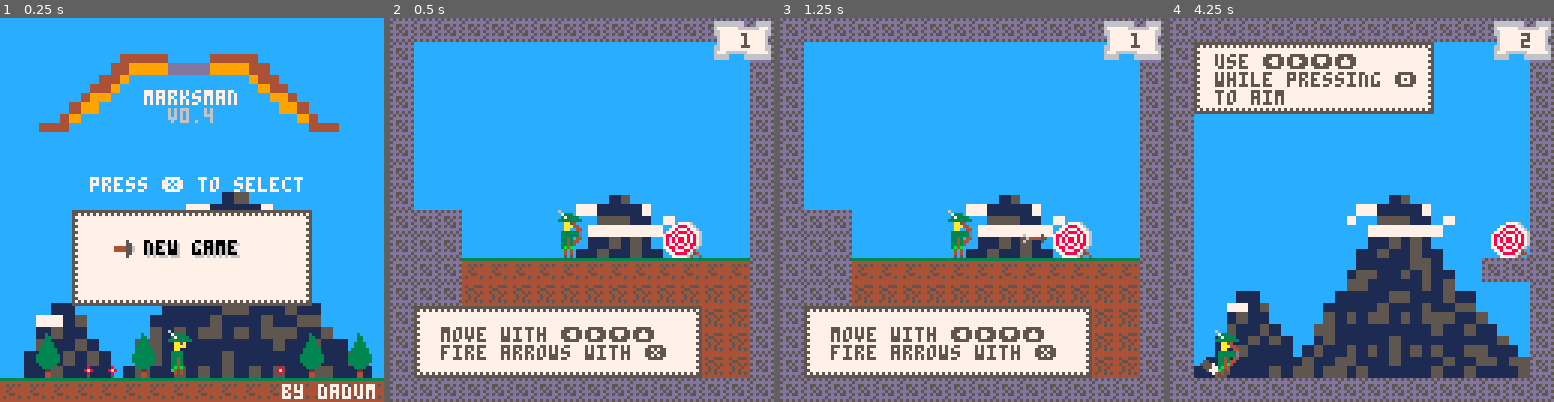
Above: before the commit, frames 1-4 (left to right).
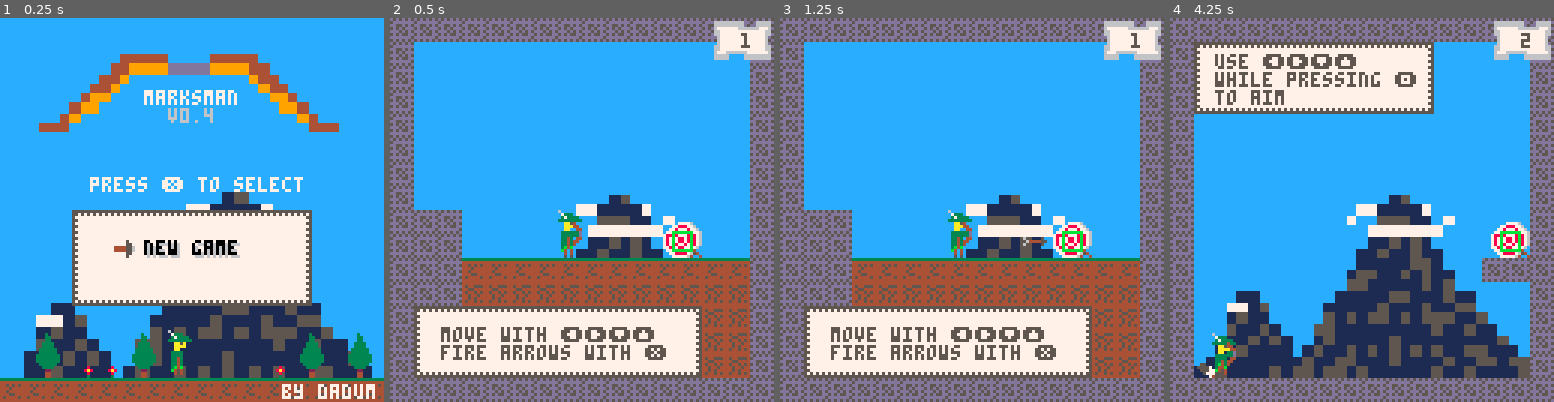
Above: after the commit, the same moments.

Repository: tupini07/games
Game: PICO-8 cartridge marksman-p/marksman.p8
Same seed, same stepped clock (60 frames per second), same inputs: the game is played once before the commit and once after it.
Inputs:
- Up to frame 1 (0.25 s): no input
- Up to frame 2 (0.5 s): tap X (X key) at 0.33 s
- Up to frame 3 (1.25 s): tap O (Z key) at 0.7 s; tap X (X key) at 1.07 s
- Up to frame 4 (4.25 s): hold Right 1.6-2.1 s; tap O (Z key) every 0.4 s from 1.7 to 4.1 s; tap X (X key) at 1.85, 2.97, 4.08 s; hold Up 2.15-2.42 s; hold Right 2.47-3.03 s; hold Left 3.08-3.58 s; hold Down 3.63-3.97 s; hold Right from 4.02 s (still down)

Frame 1 is identical in both runs. In frame 2, 0.1% of the frame differs, in the area x 73-79%, y 55-61%; in frame 3, 0.3%; in frame 4, 0.7%, in the area x 7-92%, y 55-94%.

Commit message:
another simplification of player collission

Diff:
--- a/marksman-p/marksman.p8
+++ b/marksman-p/marksman.p8
@@ -275,11 +275,24 @@
     return {x = lvl_map_coords.x * 8, y = lvl_map_coords.y * 8}
 end
 
+local function cell_has_flag(flag, x, y) return fget(mget(x, y), flag) end
+
+local function is_solid(x, y)
+    return cell_has_flag(sprite_flags.solid, flr(x / 8), flr(y / 8))
+end
+
+local function is_solid_area(x, y, w, h)
+    return is_solid(x, y) or is_solid(x + w, y) or is_solid(x, y + h) or
+               is_solid(x + w, y + h) or is_solid(x, y + h / 2) or
+               is_solid(x + w, y + h / 2)
+end
+
 local map = {
     draw_level_text = function()
         local lvl_map_cords = level_to_map_coords(SAVE_DATA.current_level)
         local game_cords = get_game_space_coords_for_current_lvl()
-        map(lvl_map_cords.x, lvl_map_cords.y, game_cords.x, game_cords.y, 16, 16,0x4)
+        map(lvl_map_cords.x, lvl_map_cords.y, game_cords.x, game_cords.y, 16,
+            16, 0x4)
     end,
     draw = function()
         local lvl_map_cords = level_to_map_coords(SAVE_DATA.current_level)
@@ -287,7 +300,8 @@
         map(lvl_map_cords.x, lvl_map_cords.y, game_cords.x, game_cords.y, 16, 16,0B11)
     end,
     sprite_flags = sprite_flags,
-    cell_has_flag = function(flag, x, y) return fget(mget(x, y), flag) end,
+    cell_has_flag = cell_has_flag,
+    is_solid_area = is_solid_area,
     level_to_map_coords = level_to_map_coords,
     get_game_space_coords_for_current_lvl = get_game_space_coords_for_current_lvl,
     replace_entities = function(current_level)
@@ -384,6 +398,11 @@
     draw = function()
         sspr(BULLSEYE.sprite_x, BULLSEYE.sprite_y, 16, 16, BULLSEYE.x,
              BULLSEYE.y, 16, 16, BULLSEYE.orientation == orientations.right)
+
+        -- TODO make this into a circle and adjust it
+        rect(BULLSEYE.hitbox_x, BULLSEYE.hitbox_y,
+             BULLSEYE.hitbox_x + BULLSEYE.hitbox_w,
+             BULLSEYE.hitbox_y + BULLSEYE.hitbox_h, 11)
     end
 }
 end
@@ -689,7 +708,7 @@
     ddy = 0.12,
     dir = 1,
     is_dead = false,
-    collider = {x = 1, y = 0, w = 4, h = 16},
+    collider = {x = 1, y = 0, w = 4, h = 15},
     is_jumping = false,
     changing_bow_dir = false
 }
@@ -700,10 +719,15 @@
     assert(new_dir == -1 or new_dir == 1, "invalid player dir")
     PLAYER.dir = new_dir
     if new_dir == 1 then
-        PLAYER.collider = {x = 1, y = 0, w = 4, h = 16}
+        PLAYER.collider = {x = 1, y = 0, w = 4, h = 15}
     else
-        PLAYER.collider = {x = 2, y = 0, w = 4, h = 16}
-    end
+        PLAYER.collider = {x = 2, y = 0, w = 4, h = 15}
+    end
+end
+
+local function is_player_on_ground()
+    local pl_c = physics_utils.resolve_box_body_collider(PLAYER)
+    return map.is_solid_area(pl_c.x, pl_c.y + PLAYER.dy + 1, pl_c.w, pl_c.h)
 end
 
 local function move_player()
@@ -723,102 +747,44 @@
     PLAYER.dy = math.cap_with_sign(PLAYER.dy, 0, 3)
 
     -- apply velocity
-    PLAYER.x = PLAYER.x + PLAYER.dx
-    PLAYER.y = PLAYER.y + PLAYER.dy
-
-    -- apply gravity
-    PLAYER.dy = PLAYER.dy + PLAYER.ddy
-
-    -- apply friction
-    PLAYER.dx = PLAYER.dx * 0.5
-    if abs(PLAYER.dx) < 0.1 then PLAYER.dx = 0 end
-end
-
-local function check_floor()
-    local bottom_x0 = flr((PLAYER.x + PLAYER.collider.x) / 8)
-    local bottom_x1 =
-        flr((PLAYER.x + PLAYER.collider.x + PLAYER.collider.w) / 8)
-    local bottom_y = flr(
-                         (PLAYER.y + PLAYER.collider.x + PLAYER.collider.h - 1) /
-                             8)
-
-    local is_bottom_floor = false
-    for bx in all({bottom_x0, bottom_x1}) do
-        is_bottom_floor = is_bottom_floor or
-                              map.cell_has_flag(map.sprite_flags.solid, bx,
-                                                bottom_y)
-    end
-
-    if is_bottom_floor then
+
+    -- horizontal
+    local pl_c = physics_utils.resolve_box_body_collider(PLAYER)
+    if not map.is_solid_area(pl_c.x + PLAYER.dx, pl_c.y, pl_c.w, pl_c.h) then
+        PLAYER.x = PLAYER.x + PLAYER.dx
+    else
+        PLAYER.dx = 0
+    end
+
+    -- vertical
+    if not map.is_solid_area(pl_c.x, pl_c.y + PLAYER.dy, pl_c.w, pl_c.h) then
+        PLAYER.y = PLAYER.y + PLAYER.dy
+
+    else
+        PLAYER.dy = 0
+    end
+
+    if is_player_on_ground() then
         if PLAYER.is_jumping then
-            -- we're landing
+            -- then we're landing
             for _ = 1, 5 do
                 local displacement = rnd(4) - 4
                 particles.make_particle(PLAYER.x + 4 + displacement,
                                         PLAYER.y + 16, -PLAYER.dx * 0.1,
                                         -PLAYER.dy * 0.1, 0, 1, 7, 7)
             end
-
-        end
-
+        end
         PLAYER.is_jumping = false
-        PLAYER.y = (bottom_y - 2) * 8
-        PLAYER.dy = 0
     else
         PLAYER.is_jumping = true
     end
-end
-
-local function check_ceiling()
-    local top_x0 = flr((PLAYER.x + PLAYER.collider.x) / 8)
-    local top_x1 = flr((PLAYER.x + PLAYER.collider.x + PLAYER.collider.w) / 8)
-    local top_y = flr((PLAYER.y + PLAYER.collider.y) / 8)
-
-    for t in all({top_x0, top_x1}) do
-        local is_top_ceiling = map.cell_has_flag(map.sprite_flags.solid, t,
-                                                 top_y)
-        if is_top_ceiling then
-            PLAYER.y = (top_y + 1) * 8
-            PLAYER.dy = 0
-        end
-    end
-end
-
-local function check_walls()
-    -- check that top-{movement-dir} and bottom-{movement-dir} corners
-    -- are not colliding
-    local side_left = flr((PLAYER.x + PLAYER.collider.x) / 8)
-    local side_right = flr((PLAYER.x + PLAYER.collider.x + PLAYER.collider.w) /
-                               8)
-
-    local top_y0 = flr((PLAYER.y + PLAYER.collider.y + 2) / 8)
-    local top_y1 = flr(
-                       (PLAYER.y + PLAYER.collider.y + (PLAYER.collider.h / 2)) /
-                           8)
-    local top_y2 = flr((PLAYER.y + PLAYER.collider.y + PLAYER.collider.h - 2) /
-                           8)
-    local tops = {top_y0, top_y1, top_y2}
-
-    -- left side collission
-    for t in all(tops) do
-        local is_colliding = map.cell_has_flag(map.sprite_flags.solid,
-                                               side_left, t)
-        if is_colliding then
-            PLAYER.dx = 0
-            PLAYER.x = (side_right * 8) - PLAYER.collider.x
-        end
-    end
-
-    -- right side collission
-    for t in all(tops) do
-        local is_colliding = map.cell_has_flag(map.sprite_flags.solid,
-                                               side_right, t)
-        if is_colliding then
-            PLAYER.dx = 0
-            PLAYER.x = (side_left * 8) +
-                           (8 - PLAYER.collider.x - PLAYER.collider.w - 1)
-        end
-    end
+
+    -- apply gravity
+    PLAYER.dy = PLAYER.dy + PLAYER.ddy
+
+    -- apply friction
+    PLAYER.dx = PLAYER.dx * 0.5
+    if abs(PLAYER.dx) < 0.1 then PLAYER.dx = 0 end
 end
 
 local function check_spikes()
@@ -944,9 +910,9 @@
 
         change_bow_direction()
         move_player()
-        check_walls()
-        check_ceiling()
-        check_floor()
+        -- check_walls()
+        -- check_ceiling()
+        -- check_floor()
         check_spikes()
         spring.try_spring_body(PLAYER)
 
@@ -1385,11 +1351,24 @@
     return {x = lvl_map_coords.x * 8, y = lvl_map_coords.y * 8}
 end
 
+local function cell_has_flag(flag, x, y) return fget(mget(x, y), flag) end
+
+local function is_solid(x, y)
+    return cell_has_flag(sprite_flags.solid, flr(x / 8), flr(y / 8))
+end
+
+local function is_solid_area(x, y, w, h)
+    return is_solid(x, y) or is_solid(x + w, y) or is_solid(x, y + h) or
+               is_solid(x + w, y + h) or is_solid(x, y + h / 2) or
+               is_solid(x + w, y + h / 2)
+end
+
 local map = {
     draw_level_text = function()
         local lvl_map_cords = level_to_map_coords(SAVE_DATA.current_level)
         local game_cords = get_game_space_coords_for_current_lvl()
-        map(lvl_map_cords.x, lvl_map_cords.y, game_cords.x, game_cords.y, 16, 16,0x4)
+        map(lvl_map_cords.x, lvl_map_cords.y, game_cords.x, game_cords.y, 16,
+            16, 0x4)
     end,
     draw = function()
         local lvl_map_cords = level_to_map_coords(SAVE_DATA.current_level)
@@ -1397,7 +1376,8 @@
         map(lvl_map_cords.x, lvl_map_cords.y, game_cords.x, game_cords.y, 16, 16,0B11)
     end,
     sprite_flags = sprite_flags,
-    cell_has_flag = function(flag, x, y) return fget(mget(x, y), flag) end,
+    cell_has_flag = cell_has_flag,
+    is_solid_area = is_solid_area,
     level_to_map_coords = level_to_map_coords,
     get_game_space_coords_for_current_lvl = get_game_space_coords_for_current_lvl,
     replace_entities = function(current_level)
--- a/marksman-p/src/entities/player.lua
+++ b/marksman-p/src/entities/player.lua
@@ -16,7 +16,7 @@
     ddy = 0.12,
     dir = 1,
     is_dead = false,
-    collider = {x = 1, y = 0, w = 4, h = 16},
+    collider = {x = 1, y = 0, w = 4, h = 15},
     is_jumping = false,
     changing_bow_dir = false
 }
@@ -27,10 +27,15 @@
     assert(new_dir == -1 or new_dir == 1, "invalid player dir")
     PLAYER.dir = new_dir
     if new_dir == 1 then
-        PLAYER.collider = {x = 1, y = 0, w = 4, h = 16}
-    else
-        PLAYER.collider = {x = 2, y = 0, w = 4, h = 16}
-    end
+        PLAYER.collider = {x = 1, y = 0, w = 4, h = 15}
+    else
+        PLAYER.collider = {x = 2, y = 0, w = 4, h = 15}
+    end
+end
+
+local function is_player_on_ground()
+    local pl_c = physics_utils.resolve_box_body_collider(PLAYER)
+    return map.is_solid_area(pl_c.x, pl_c.y + PLAYER.dy + 1, pl_c.w, pl_c.h)
 end
 
 local function move_player()
@@ -50,102 +55,44 @@
     PLAYER.dy = math.cap_with_sign(PLAYER.dy, 0, 3)
 
     -- apply velocity
-    PLAYER.x = PLAYER.x + PLAYER.dx
-    PLAYER.y = PLAYER.y + PLAYER.dy
-
-    -- apply gravity
-    PLAYER.dy = PLAYER.dy + PLAYER.ddy
-
-    -- apply friction
-    PLAYER.dx = PLAYER.dx * 0.5
-    if abs(PLAYER.dx) < 0.1 then PLAYER.dx = 0 end
-end
-
-local function check_floor()
-    local bottom_x0 = flr((PLAYER.x + PLAYER.collider.x) / 8)
-    local bottom_x1 =
-        flr((PLAYER.x + PLAYER.collider.x + PLAYER.collider.w) / 8)
-    local bottom_y = flr(
-                         (PLAYER.y + PLAYER.collider.x + PLAYER.collider.h - 1) /
-                             8)
-
-    local is_bottom_floor = false
-    for bx in all({bottom_x0, bottom_x1}) do
-        is_bottom_floor = is_bottom_floor or
-                              map.cell_has_flag(map.sprite_flags.solid, bx,
-                                                bottom_y)
-    end
-
-    if is_bottom_floor then
+
+    -- horizontal
+    local pl_c = physics_utils.resolve_box_body_collider(PLAYER)
+    if not map.is_solid_area(pl_c.x + PLAYER.dx, pl_c.y, pl_c.w, pl_c.h) then
+        PLAYER.x = PLAYER.x + PLAYER.dx
+    else
+        PLAYER.dx = 0
+    end
+
+    -- vertical
+    if not map.is_solid_area(pl_c.x, pl_c.y + PLAYER.dy, pl_c.w, pl_c.h) then
+        PLAYER.y = PLAYER.y + PLAYER.dy
+
+    else
+        PLAYER.dy = 0
+    end
+
+    if is_player_on_ground() then
         if PLAYER.is_jumping then
-            -- we're landing
+            -- then we're landing
             for _ = 1, 5 do
                 local displacement = rnd(4) - 4
                 particles.make_particle(PLAYER.x + 4 + displacement,
                                         PLAYER.y + 16, -PLAYER.dx * 0.1,
                                         -PLAYER.dy * 0.1, 0, 1, 7, 7)
             end
-
-        end
-
+        end
         PLAYER.is_jumping = false
-        PLAYER.y = (bottom_y - 2) * 8
-        PLAYER.dy = 0
     else
         PLAYER.is_jumping = true
     end
-end
-
-local function check_ceiling()
-    local top_x0 = flr((PLAYER.x + PLAYER.collider.x) / 8)
-    local top_x1 = flr((PLAYER.x + PLAYER.collider.x + PLAYER.collider.w) / 8)
-    local top_y = flr((PLAYER.y + PLAYER.collider.y) / 8)
-
-    for t in all({top_x0, top_x1}) do
-        local is_top_ceiling = map.cell_has_flag(map.sprite_flags.solid, t,
-                                                 top_y)
-        if is_top_ceiling then
-            PLAYER.y = (top_y + 1) * 8
-            PLAYER.dy = 0
-        end
-    end
-end
-
-local function check_walls()
-    -- check that top-{movement-dir} and bottom-{movement-dir} corners
-    -- are not colliding
-    local side_left = flr((PLAYER.x + PLAYER.collider.x) / 8)
-    local side_right = flr((PLAYER.x + PLAYER.collider.x + PLAYER.collider.w) /
-                               8)
-
-    local top_y0 = flr((PLAYER.y + PLAYER.collider.y + 2) / 8)
-    local top_y1 = flr(
-                       (PLAYER.y + PLAYER.collider.y + (PLAYER.collider.h / 2)) /
-                           8)
-    local top_y2 = flr((PLAYER.y + PLAYER.collider.y + PLAYER.collider.h - 2) /
-                           8)
-    local tops = {top_y0, top_y1, top_y2}
-
-    -- left side collission
-    for t in all(tops) do
-        local is_colliding = map.cell_has_flag(map.sprite_flags.solid,
-                                               side_left, t)
-        if is_colliding then
-            PLAYER.dx = 0
-            PLAYER.x = (side_right * 8) - PLAYER.collider.x
-        end
-    end
-
-    -- right side collission
-    for t in all(tops) do
-        local is_colliding = map.cell_has_flag(map.sprite_flags.solid,
-                                               side_right, t)
-        if is_colliding then
-            PLAYER.dx = 0
-            PLAYER.x = (side_left * 8) +
-                           (8 - PLAYER.collider.x - PLAYER.collider.w - 1)
-        end
-    end
+
+    -- apply gravity
+    PLAYER.dy = PLAYER.dy + PLAYER.ddy
+
+    -- apply friction
+    PLAYER.dx = PLAYER.dx * 0.5
+    if abs(PLAYER.dx) < 0.1 then PLAYER.dx = 0 end
 end
 
 local function check_spikes()
@@ -271,9 +218,6 @@
 
         change_bow_direction()
         move_player()
-        check_walls()
-        check_ceiling()
-        check_floor()
         check_spikes()
         spring.try_spring_body(PLAYER)
 
--- a/marksman-p/src/map.lua
+++ b/marksman-p/src/map.lua
@@ -29,11 +29,24 @@
     return {x = lvl_map_coords.x * 8, y = lvl_map_coords.y * 8}
 end
 
+local function cell_has_flag(flag, x, y) return fget(mget(x, y), flag) end
+
+local function is_solid(x, y)
+    return cell_has_flag(sprite_flags.solid, flr(x / 8), flr(y / 8))
+end
+
+local function is_solid_area(x, y, w, h)
+    return is_solid(x, y) or is_solid(x + w, y) or is_solid(x, y + h) or
+               is_solid(x + w, y + h) or is_solid(x, y + h / 2) or
+               is_solid(x + w, y + h / 2)
+end
+
 local map = {
     draw_level_text = function()
         local lvl_map_cords = level_to_map_coords(SAVE_DATA.current_level)
         local game_cords = get_game_space_coords_for_current_lvl()
-        map(lvl_map_cords.x, lvl_map_cords.y, game_cords.x, game_cords.y, 16, 16,0x4)
+        map(lvl_map_cords.x, lvl_map_cords.y, game_cords.x, game_cords.y, 16,
+            16, 0x4)
     end,
     draw = function()
         local lvl_map_cords = level_to_map_coords(SAVE_DATA.current_level)
@@ -41,7 +54,8 @@
         map(lvl_map_cords.x, lvl_map_cords.y, game_cords.x, game_cords.y, 16, 16,0B11)
     end,
     sprite_flags = sprite_flags,
-    cell_has_flag = function(flag, x, y) return fget(mget(x, y), flag) end,
+    cell_has_flag = cell_has_flag,
+    is_solid_area = is_solid_area,
     level_to_map_coords = level_to_map_coords,
     get_game_space_coords_for_current_lvl = get_game_space_coords_for_current_lvl,
     replace_entities = function(current_level)
Not shown, changed: the music (__music__) section of marksman-p/marksman.p8
Not shown, changed: the sound effects (__sfx__) section of marksman-p/marksman.p8
